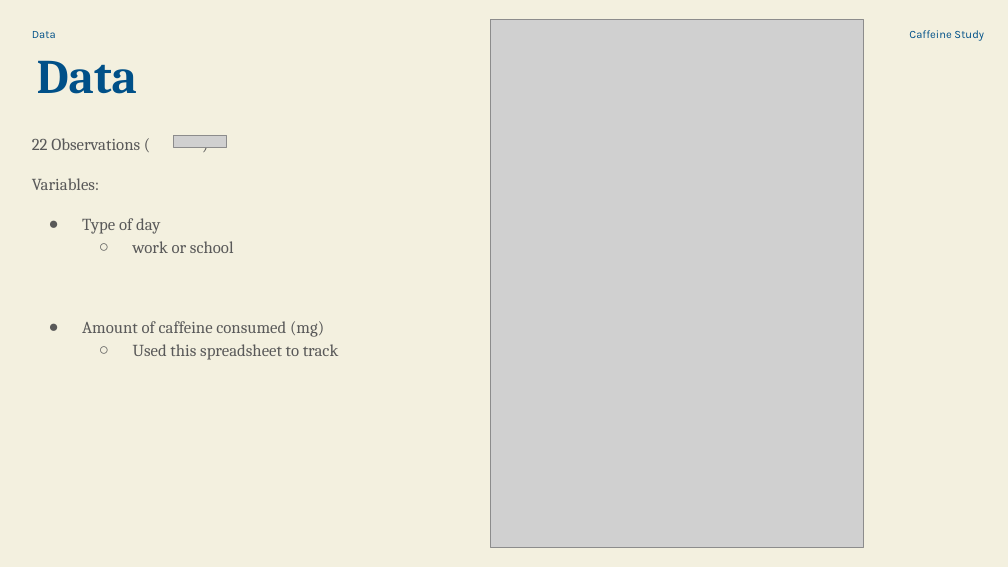
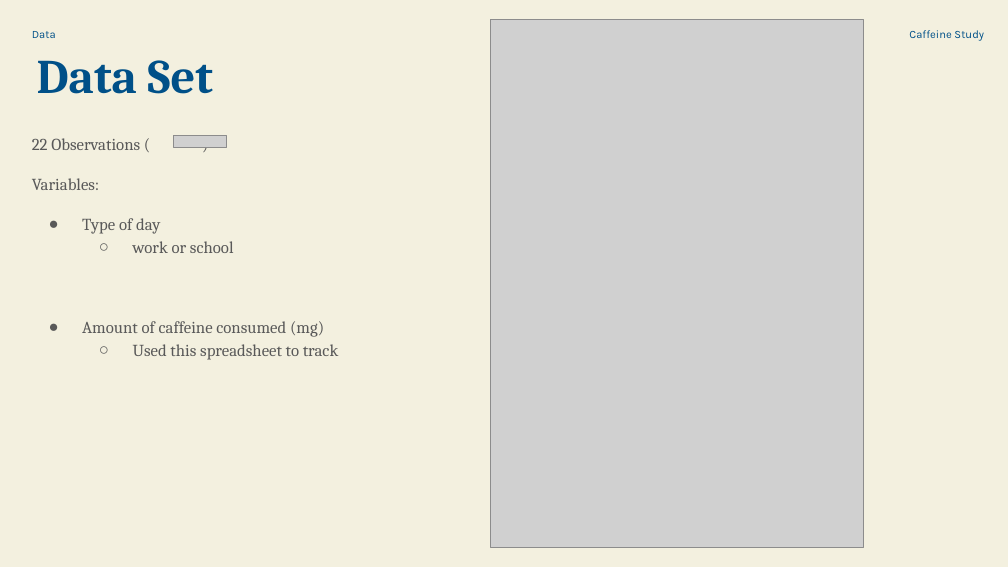
Before and after one commit to Blake-Dee/DATA, a slide deck: slide 3 of Caffeine Intake Analysis.pptx. Drawn at 1008x567 pixels with LibreOffice and Linux fonts; fonts in the diff are those of the drawing; grey boxes stand for pictures. Boxes give left, top, right and bottom in pixels: in the first picture for what was removed or moved away, otherwise in the second. Text is boxed around its words. In the diff, an @@ line names an element or a change of style, - is before the commit and + after.

```diff
--- a/Caffeine Intake Analysis.pptx
+++ b/Caffeine Intake Analysis.pptx
@@ title at [37, 60, 213, 94]: text changed @@
-Data
+Data Set
```
Also in this commit, not shown: 3 slides added.
